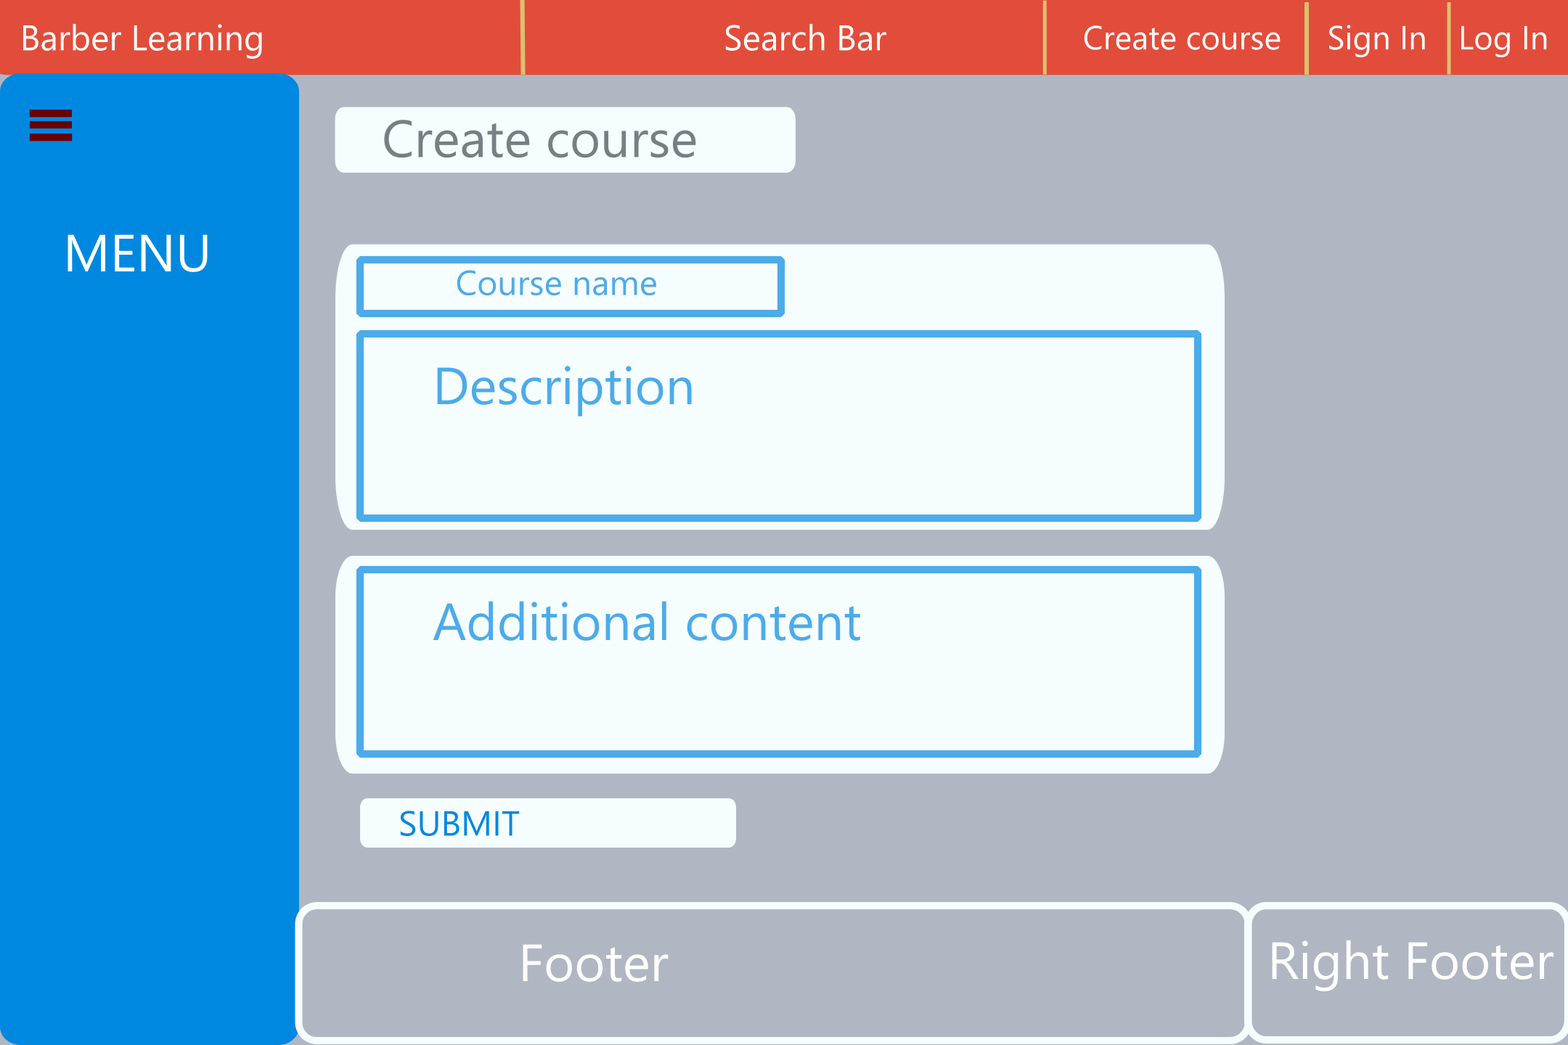
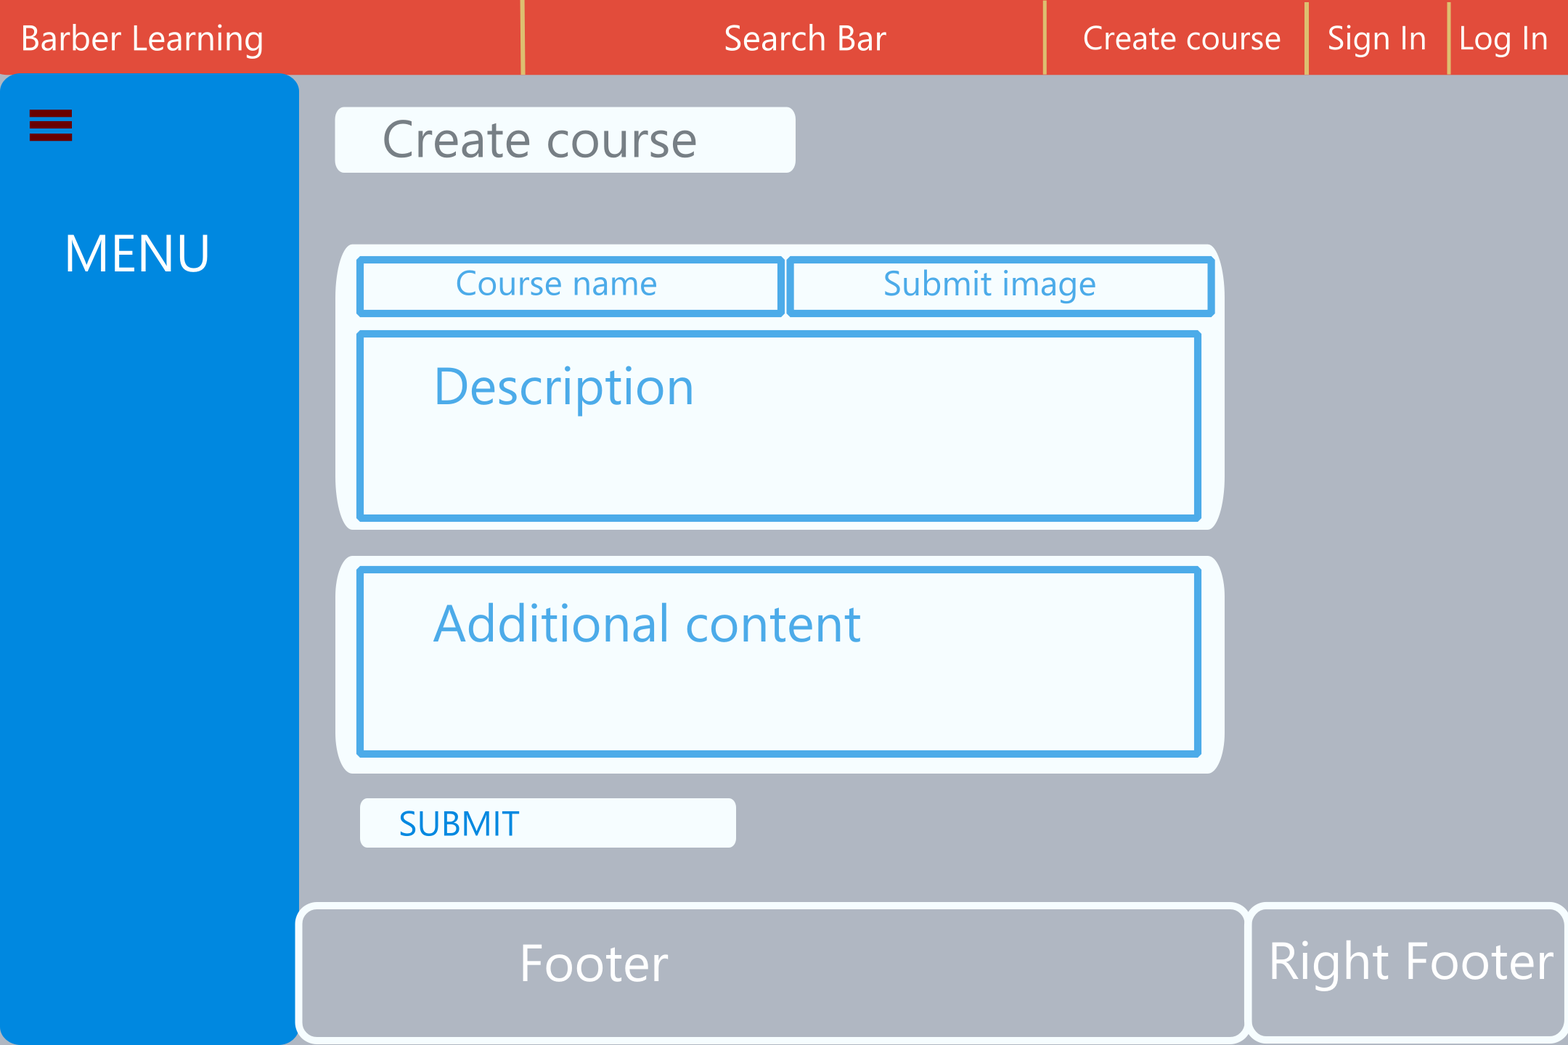
Comparing the layer stacks of the two (1568, 1045) images. Changes:
pixels changed over (x1=432, y1=255, x2=1216, y2=643) (layer not identified)